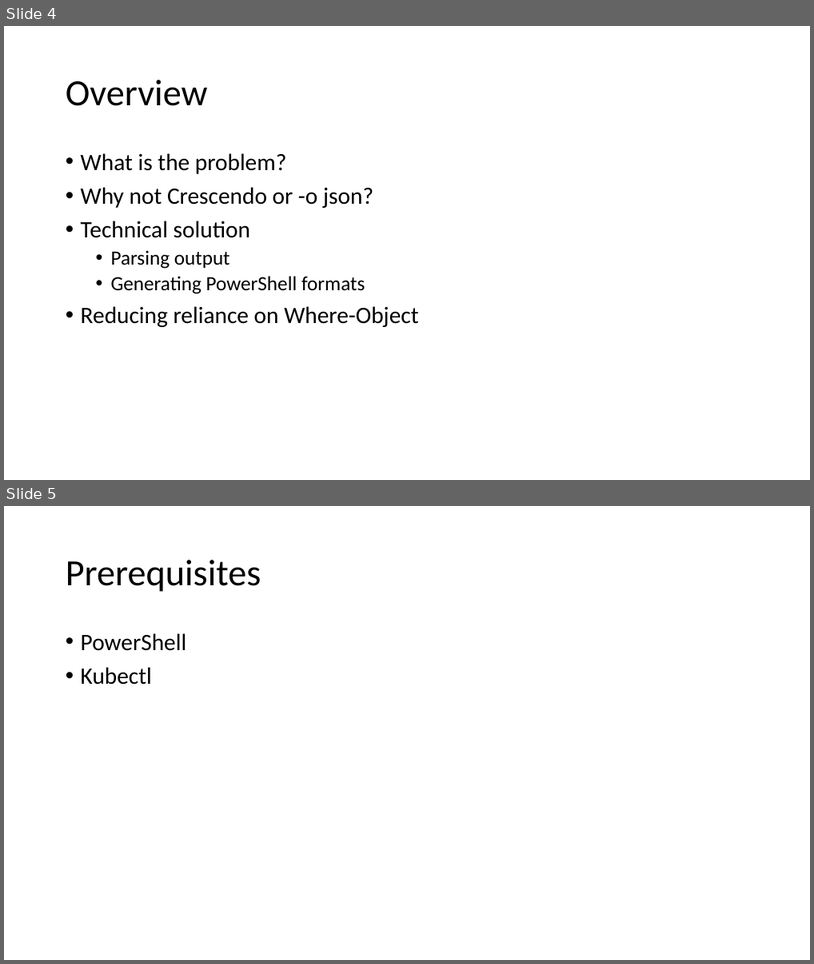
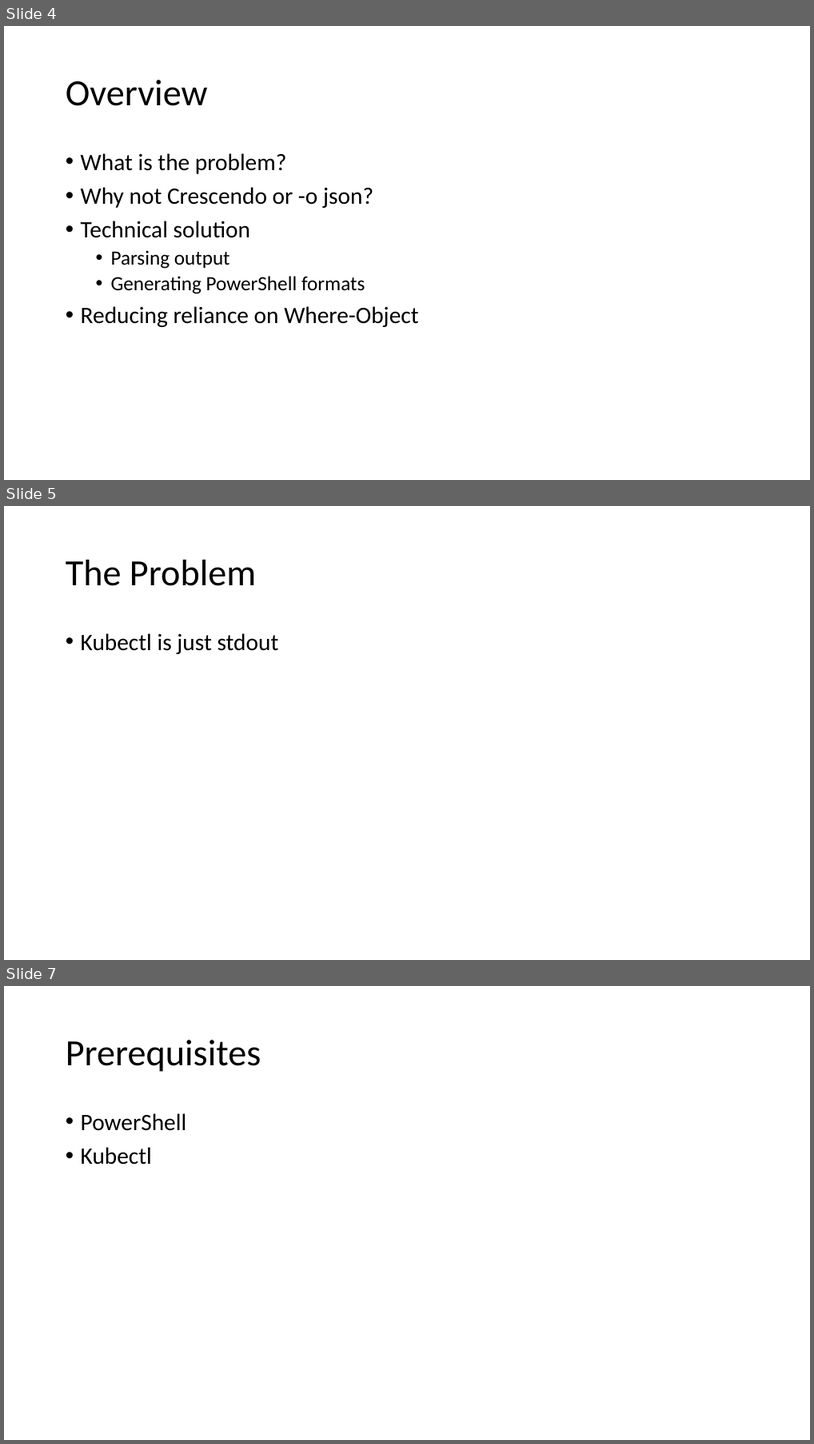
Before and after one commit to ThePoShWolf/Sessions, a slide deck: 2023-04-27 - Making Kubectl PowerShell friendly/PowerShell Summit 2023 - Making Kubectl PowerShell friendly.pptx. Shown one above the other, each under a label of ours: slides 4 and 5 before the commit, slides 4, 5 and 7 after it; the slides between them are not shown. The pictures are 814x964 and 814x1444 pixels, drawn with LibreOffice and Linux fonts; fonts in the diff are those of the drawing; background and template pictures are left out. Boxes give left, top, right and bottom in pixels: in the first picture for what was removed or moved away, otherwise in the second. Text is boxed around its words. In the diff, an @@ line names an element or a change of style, - is before the commit and + after.

```diff
--- a/2023-04-27 - Making Kubectl PowerShell friendly/PowerShell Summit 2023 - Making Kubectl PowerShell friendly.pptx
+++ b/2023-04-27 - Making Kubectl PowerShell friendly/PowerShell Summit 2023 - Making Kubectl PowerShell friendly.pptx
@@ slide 5 added at <box>4,506,810,960</box>, background picture (left out) @@
@@ title added at <box>66,560,256,586</box>, 44 pt, text #000000 @@
+The Problem
@@ text added at <box>81,633,279,654</box>, 28 pt, text #000000 @@
+• Kubectl is just stdout
@@ what was slide 5 is now slide 7 @@
```
Also in this commit, not shown: 1 slide changed, 1 other slide added.
